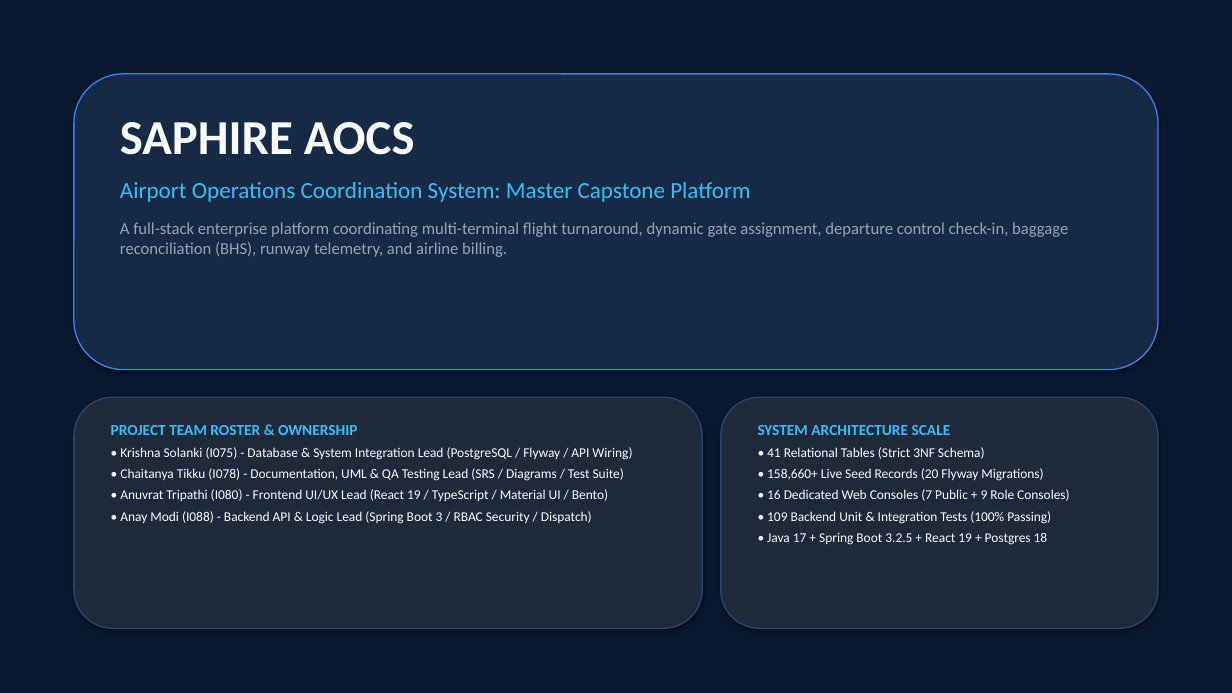
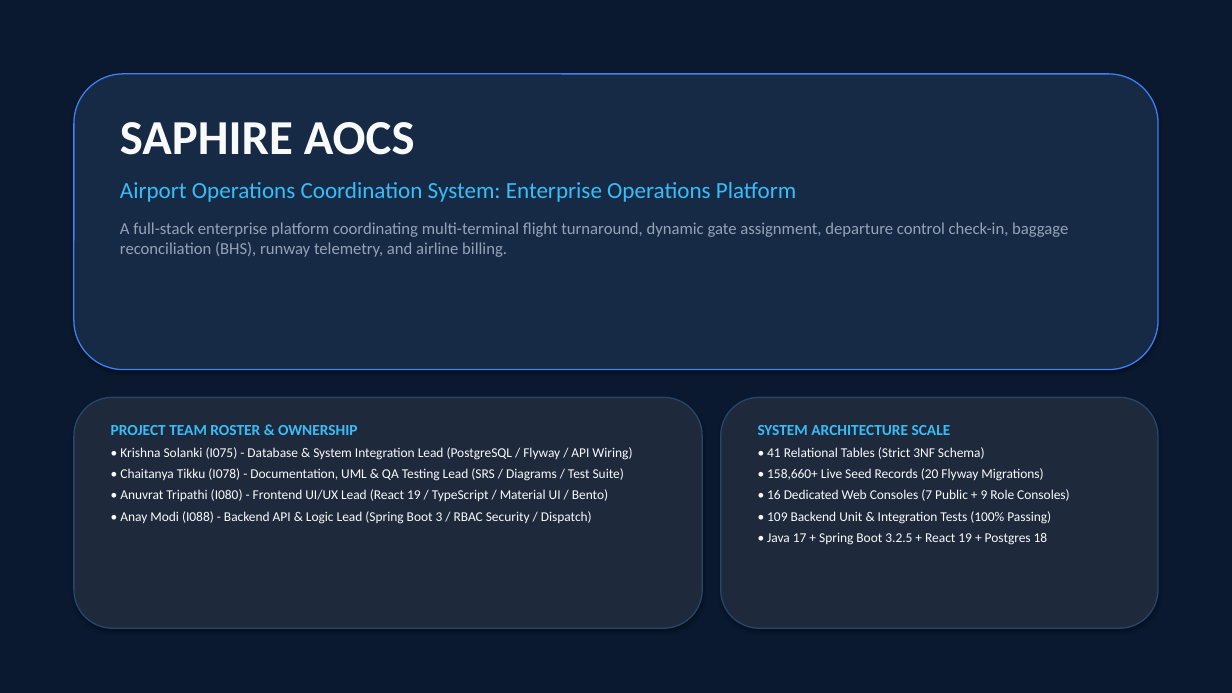
Before and after one commit to lifeknife10A/airport-operations-coordination-system, a slide deck: slide 1 of presentation/I075_I078_I080_I088_Saphire_AOCS_Presentation.pptx. Drawn at 1232x693 pixels with LibreOffice and Linux fonts; fonts in the diff are those of the drawing. Boxes give left, top, right and bottom in pixels: in the first picture for what was removed or moved away, otherwise in the second. Text is boxed around its words. In the diff, an @@ line names an element or a change of style, - is before the commit and + after.

Commit message:
docs: remove Capstone terminology across documentation and presentation

```diff
--- a/presentation/I075_I078_I080_I088_Saphire_AOCS_Presentation.pptx
+++ b/presentation/I075_I078_I080_I088_Saphire_AOCS_Presentation.pptx
@@ text at [120, 182, 796, 202]: text changed @@
-Airport Operations Coordination System: Master Capstone Platform
+Airport Operations Coordination System: Enterprise Operations Platform
```
Also in this commit, not shown: 12 other files.
